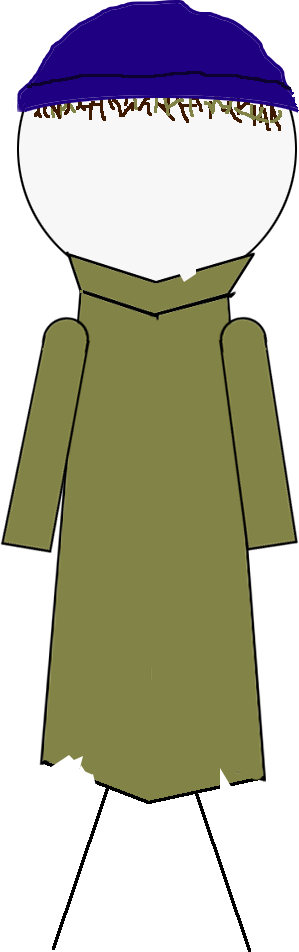
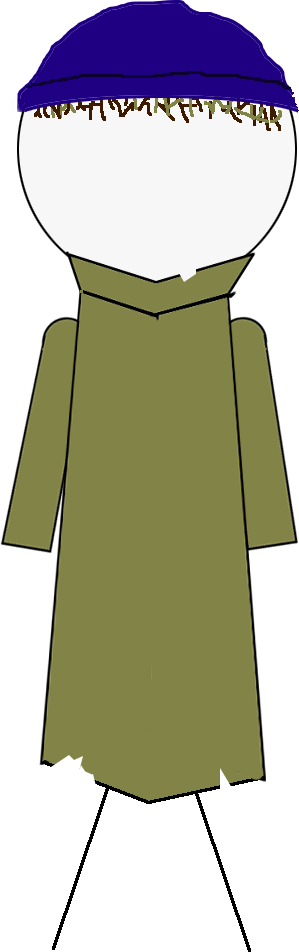
Two versions of the same layered image (w=299, h=952). Layer-by-layer changes:
moved "chest" above "left arm" over [64, 320, 249, 551]
